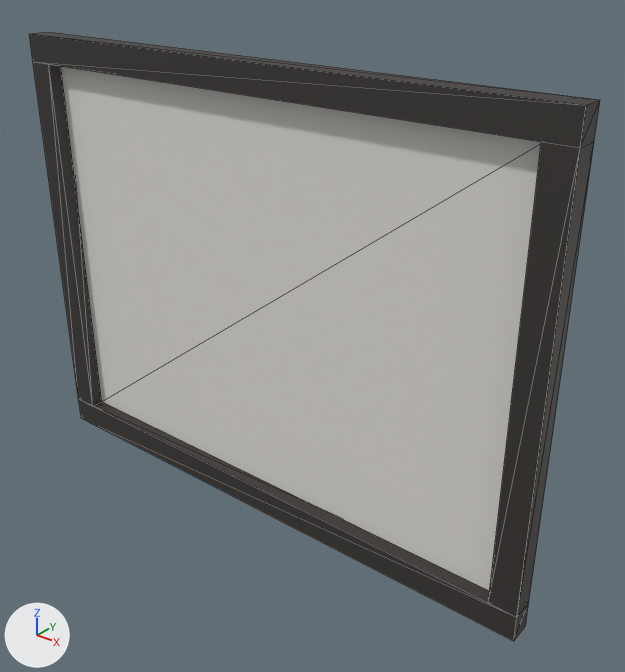
The glTF model public/models/frame.glb as it was, and as the next commit left it.
The view is the same before and after, from a camera (50 mm lens) standing at (1.12, -1.248, 0.738) and looking at (0.102, 0.025, -0.051). The axes (+X, +Y, +Z) are drawn at lower left. The lights are the same throughout. The picture after the commit comes second. Mesh edges are drawn as thin lines. Vertices at exactly the same position are counted once.

The first picture shows 'Frame_Canvas', 'Frame_Moulding'.
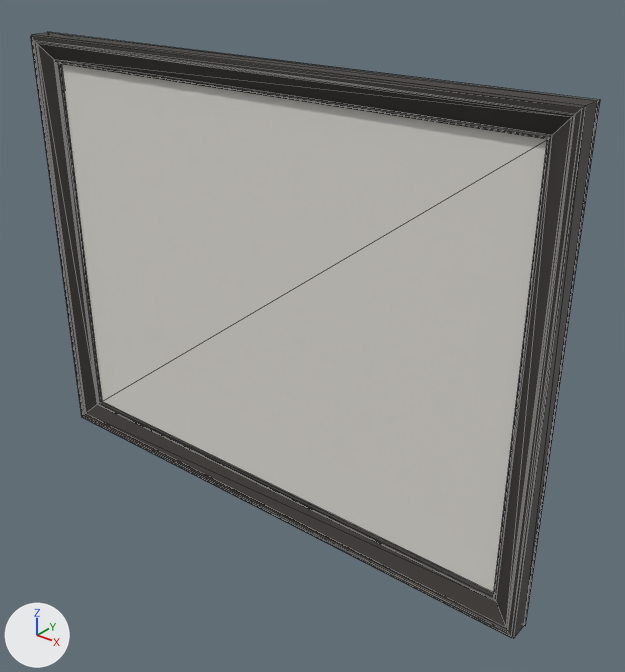
Boxes (x1, y1, x2, y2) around the edits, measured in the pictures (625 x 672 px):
'Frame_Moulding', reshaped, moved
    before: (29, 32, 600, 641)
    after: (31, 32, 600, 638)
part 1 of me_frame_moulding, deleted
    before: (29, 32, 600, 148)
part 2 of me_frame_moulding, deleted
    before: (79, 399, 529, 641)
part 3 of me_frame_moulding, cut back
    before: (33, 62, 594, 617)
    after: (31, 32, 600, 638)

Edits to the bpy script that builds the scene:
```text
Change me_frame_moulding:
    used by ob_frame_moulding; location = (0.0, -0.025, 0.47)
    remove me_frame_moulding.from_pydata(...)  # 32 vertices, 48 faces; spans x -0.65..0.65, y -0.025..0.025, z -0.97..0.03
    add me_frame_moulding.from_pydata(...)  # 48 vertices, 96 faces; spans x -0.65..0.65, y -0.05..0.0, z -0.5..0.5
    me_frame_moulding part 1: the loose piece of 8 vertices spanning x -0.65..0.65, y -0.025..0.025, z -0.03..0.03 is deleted
    me_frame_moulding part 2: the loose piece of 8 vertices spanning x -0.65..0.65, y -0.025..0.025, z -0.97..-0.91 is deleted
    me_frame_moulding part 3
    16 vertices are removed from x -0.65..0.65, y -0.025..0.025, z -0.91..-0.03
    24 faces are deleted
    48 vertices are added at x -0.65..0.65, y -0.05..0.0, z -0.5..0.5
    96 new faces join them
Change ob_frame_moulding:
    ob_frame_moulding.location: (0.0, -0.025, 0.47) -> (0.0, 0.0, 0.0)
```
